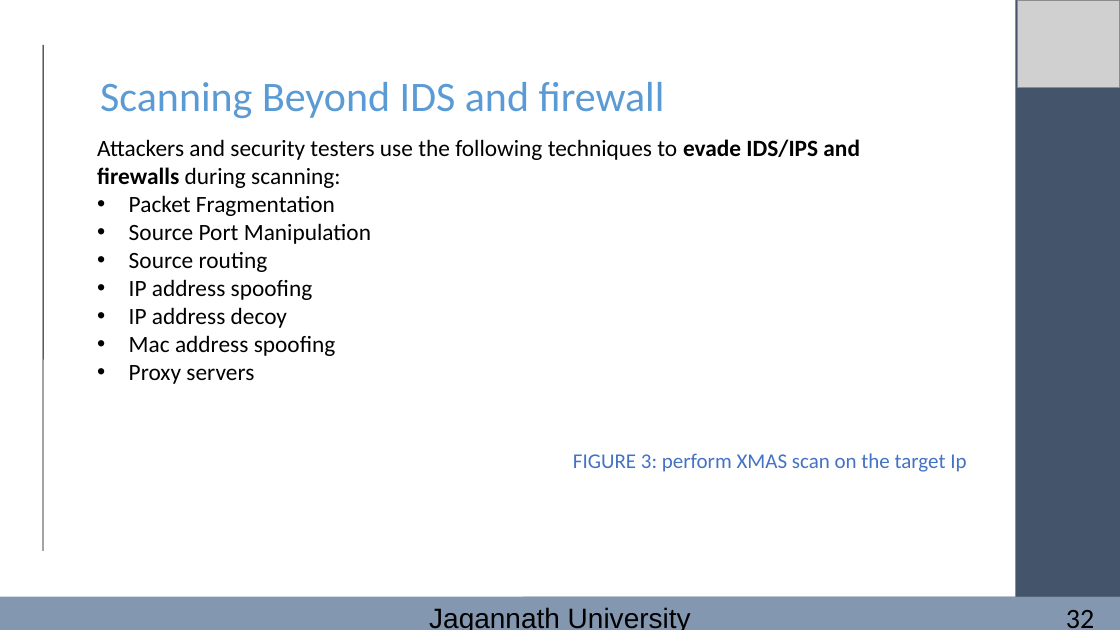
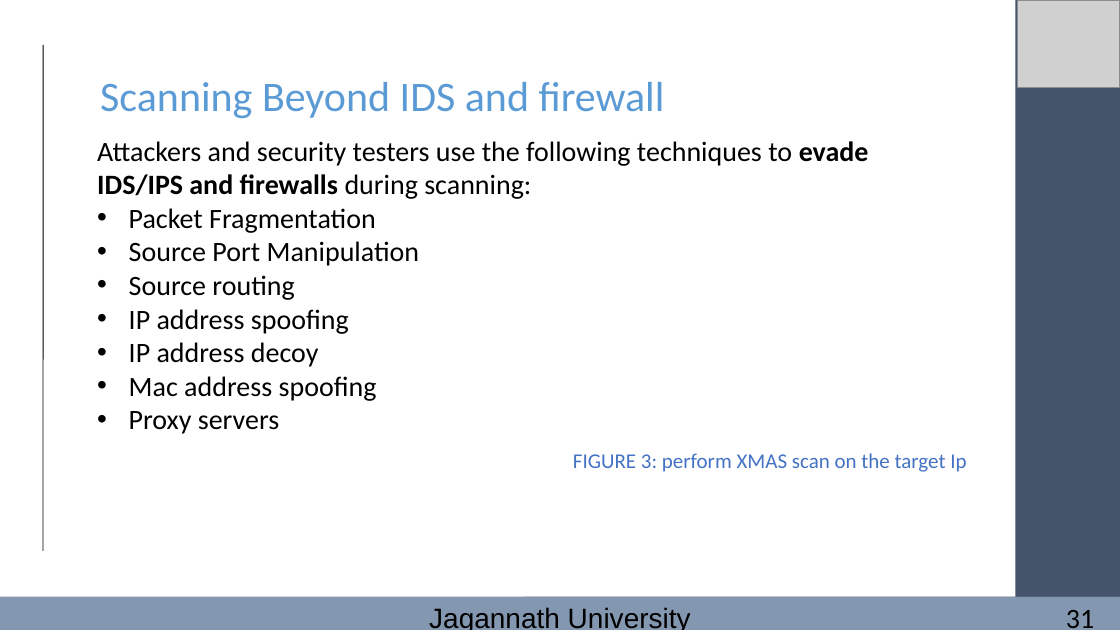
Before and after one commit to FarhanaSuci/MSc_JnU_PresentationSlides, a slide deck: slide 31 of Presentetion_EthicalHacking (1).pptx. Drawn at 1120x630 pixels with LibreOffice and Linux fonts; fonts in the diff are those of the drawing; grey boxes stand for pictures. Boxes give left, top, right and bottom in pixels: in the first picture for what was removed or moved away, otherwise in the second. Text is boxed around its words. In the diff, an @@ line names an element or a change of style, - is before the commit and + after.

```diff
--- a/Presentetion_EthicalHacking (1).pptx
+++ b/Presentetion_EthicalHacking (1).pptx
@@ text "Attackers and security testers use ..." at (97, 141, 869, 434): size 20 to 24 pt @@
@@ text at (1066, 610, 1094, 628): text changed @@
-32
+31
```
Also in this commit, not shown: 30 other slides changed.
